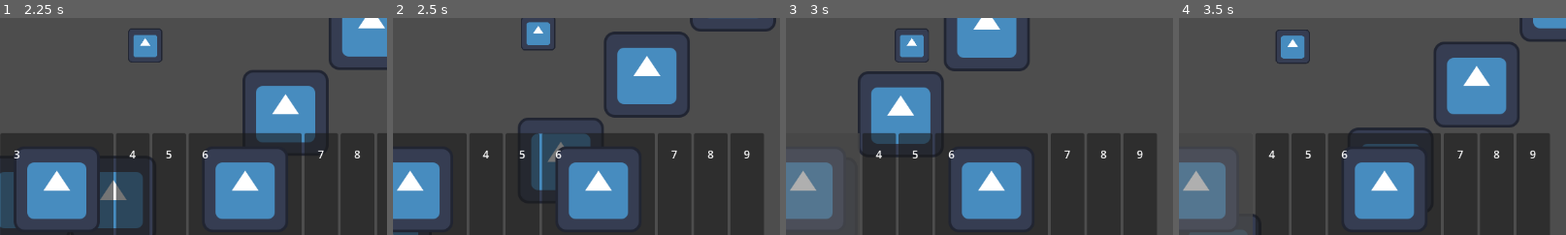
Above: before the commit, frames 1-4 (left to right).
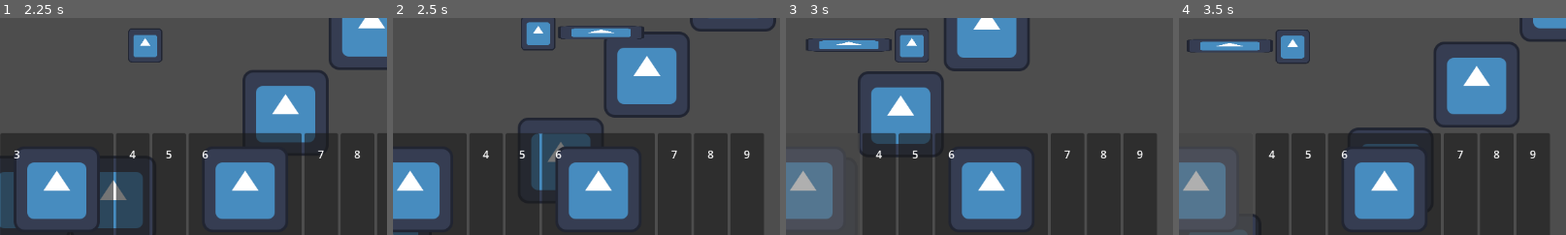
Above: after the commit, the same moments.

Repository: TheHumanMRP/RPG-Life-Tracker
Game: Godot game, scene res://Folders/Systems/Main/Scenes/main_scene.tscn
Same seed, same stepped clock (60 frames per second), same inputs: the game is played once before the commit and once after it. The engine's default icon, where the game draws it, is replaced by a stand-in: a white triangle on a blue panel in a dark square.
Inputs (mouse positions are % of the whole screen's width and height, from its top left):
- Up to frame 1 (2.25 s): click "Dungeon" at 0.5 s; move the mouse to (21, 84) at 1.27 s; hold D (move_right) from 1.28 s (still down); tap E (equip_item) at 1.35 s; click (21, 84) at 1.42 s; tap Space (jump) at 1.52 s; move the mouse to (26, 84) at 2.02 s; tap T (add_test_sword) at 2.1 s; click (26, 84) at 2.17 s
- Up to frame 2 (2.5 s): keep holding D (move_right); tap Space (jump) at 2.27 s; tap E (equip_item) at 2.3 s
- Up to frame 3 (3 s): move the mouse to (36, 84) at 2.77 s; release D (move_right) at 2.78 s; hold A (move_left) from 2.78 s (still down); tap E (equip_item) at 2.85 s; click (36, 84) at 2.92 s
- Up to frame 4 (3.5 s): keep holding A (move_left)
The pictures show only the part of the screen within x 33-83%, y 45-94%; the shares and areas given below are measured in that part.

Frame 1 is identical in both runs. In frame 2, 0.9% of the frame differs, in the area x 42-65%, y 3-10%; in frame 3, 0.8%; in frame 4, 0.9%.

Commit message:
Auto commit at 2026-08-30 21:04:46

Diff:
--- a/Folders/Components/Equipment_Manager/equipment_manager.gd
+++ b/Folders/Components/Equipment_Manager/equipment_manager.gd
@@ -55,8 +55,11 @@
 			return previous_boots_item_id
 
 		All_Enums.ITEM_TYPES.Weapon:
-			print("\nEquipment Manager: Signal reached till match type, weapon")
-			return equipped_weapon_item_id
+			var previous_weapon_item_id: int = equipped_weapon_item_id
+
+			handle_equipping_of_weapon(new_item)
+
+			return previous_weapon_item_id
 
 	push_warning("Equipment Manager: I don't really think the end of the equip func is supposed to be reached. Search into it.")
 	return Constants.NO_ITEM
